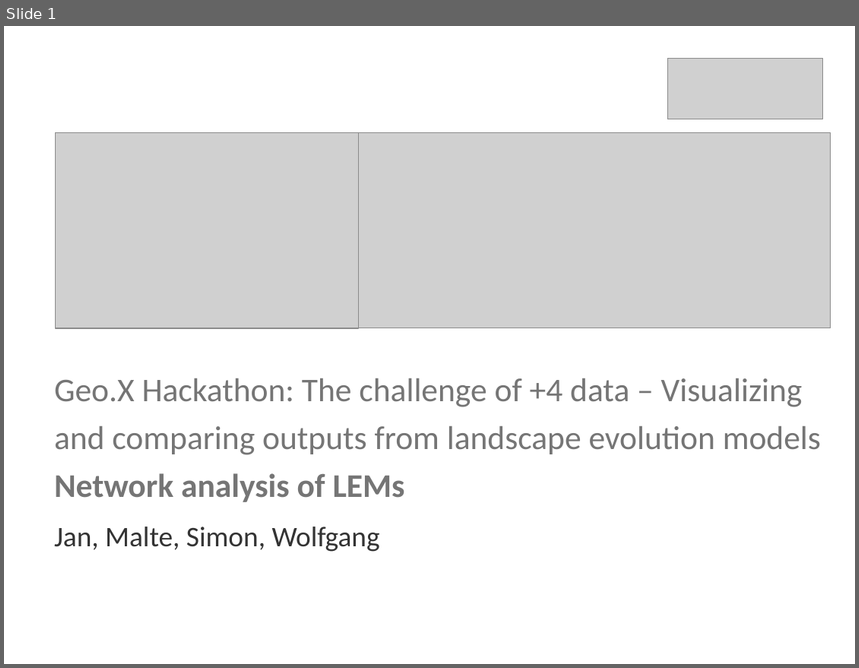
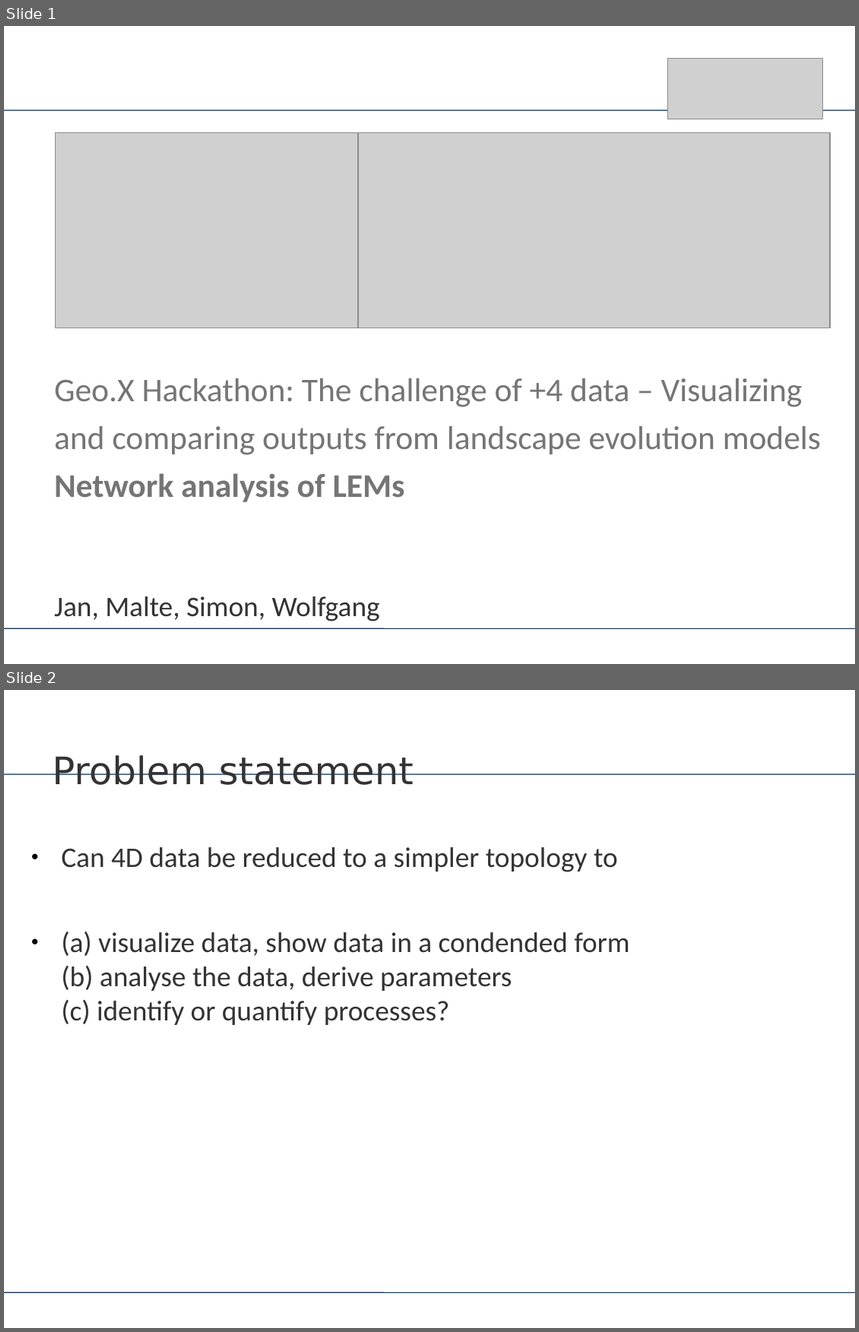
Before and after one commit to Geo-X-Hackathon/lem_network, a slide deck: Hackathon_network.pptx. Shown one above the other, each under a label of ours: slide 1 before the commit, slides 1 and 2 after it. The pictures are 859x668 and 859x1332 pixels, drawn with LibreOffice and Linux fonts; fonts in the diff are those of the drawing; grey boxes stand for pictures. Boxes give left, top, right and bottom in pixels: in the first picture for what was removed or moved away, otherwise in the second. Text is boxed around its words. In the diff, an @@ line names an element or a change of style, - is before the commit and + after.

```diff
--- a/Hackathon_network.pptx
+++ b/Hackathon_network.pptx
@@ slide 2 added at [4,690,855,1328], background #FFFFFF; not listed: 2 template elements that a slide beside it also shows @@
@@ text added at [52,755,414,785], 32 pt, text #333333 @@
+Problem statement
@@ text added at [61,847,630,1025], 24 pt, text #333333 @@
+● Can 4D data be reduced to a simpler topology to
+● (a) visualize data, show data in a condended form
+  (b) analyse the data, derive parameters
+  (c) identify or quantify processes?
@@ slide 1 changed as well @@
@@ line added from (4, 110) to (855, 110), #003366 0.74 pt @@
@@ text "Jan, Malte, Simon, Wolfgang": place and size @@
-text "Jan, Malte, Simon, Wolfgang" at [54,527,380,552]
+text "Jan, Malte, Simon, Wolfgang" at [54,597,380,622]
@@ line added from (4, 629) to (855, 629), #003366 0.74 pt @@
```
Also in this commit, not shown: 9 other slides added.
